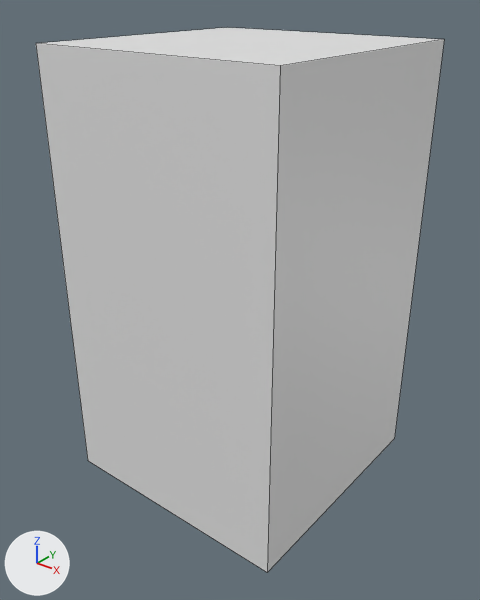
What one commit did to the FBX model Assets/Mesh/Fridge.fbx.
Before and after are seen from a 50 mm lens placed at (3.03, -3.86, 2.15), pointed at (0.05, -0.13, -0.16). The lights are fixed; the arrows at lower left show +X, +Y and +Z. Mesh edges are drawn as thin lines.

The scene before the commit, as lines of its bpy script (objects in view):
```python
mat_material = principled_material('Material')
mat_material.base_color = (0.8, 0.8, 0.8)  # white #e7e7e7
me_cube = bpy.data.meshes.new('Cube')
me_cube.from_pydata(...)  # a box spanning x -1.0..1.0, y -1.0..1.0, z -1.0..1.0
me_cube.materials.append(mat_material)  # white #e7e7e7
ob_cube = bpy.data.objects.new('Cube', me_cube)
ob_cube.location = (0.0, 0.0, 0.0)
ob_cube.scale = (1.0, 1.0, 1.75)
```
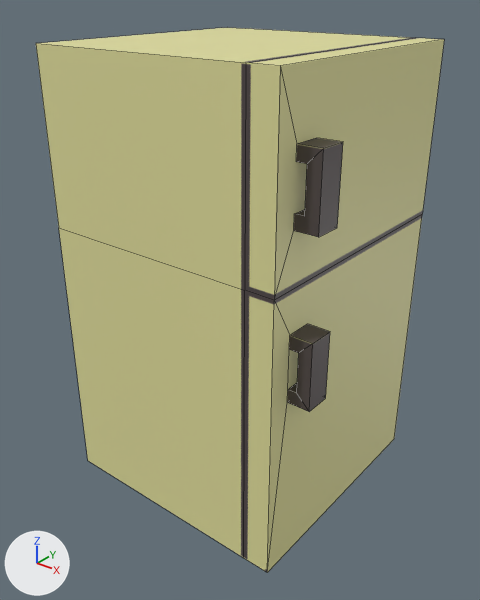
Pixel boxes (x1, y1, x2, y2) of what changed, in the pictures (480 x 600 px):
'Cube', surface changed, reshaped, rescaled (grey to beige): (36, 27, 444, 573) in both

The change in detail:
Picture 'Fridge.png' (img_fridge_png) is new.
In material 'Material' (mat_material), base_color is no longer (0.8, 0.8, 0.8), white #e7e7e7.
In material 'Material' (mat_material), texture is now set to img_fridge_png, with its transparency.
me_cube is used by ob_cube; location (0.0, 0.0, 0.0); scale (1.0, 1.0, 1.75).
me_cube had 8 vertices, 6 faces and spanned x -1.0..1.0, y -1.0..1.0, z -1.0..1.0.
me_cube now has 50 vertices, 40 faces and spans x -1.0..1.17, y -1.0..1.0, z -1.75..1.75.
me_cube part 1: the whole mesh is rebuilt.
Object 'Cube' (ob_cube) is rescaled from (1.0, 1.0, 1.75) to (1.0, 1.0, 1.0).
